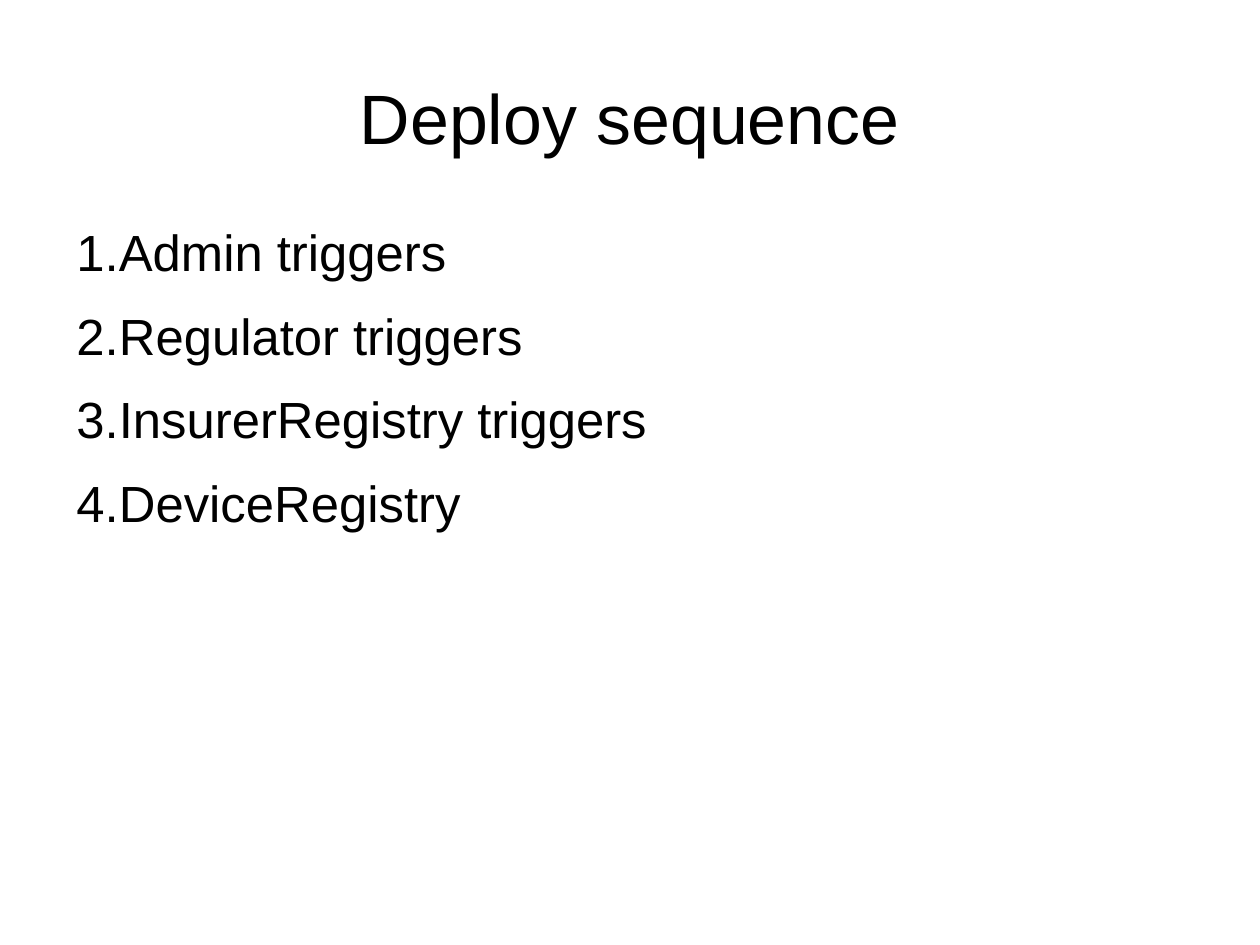
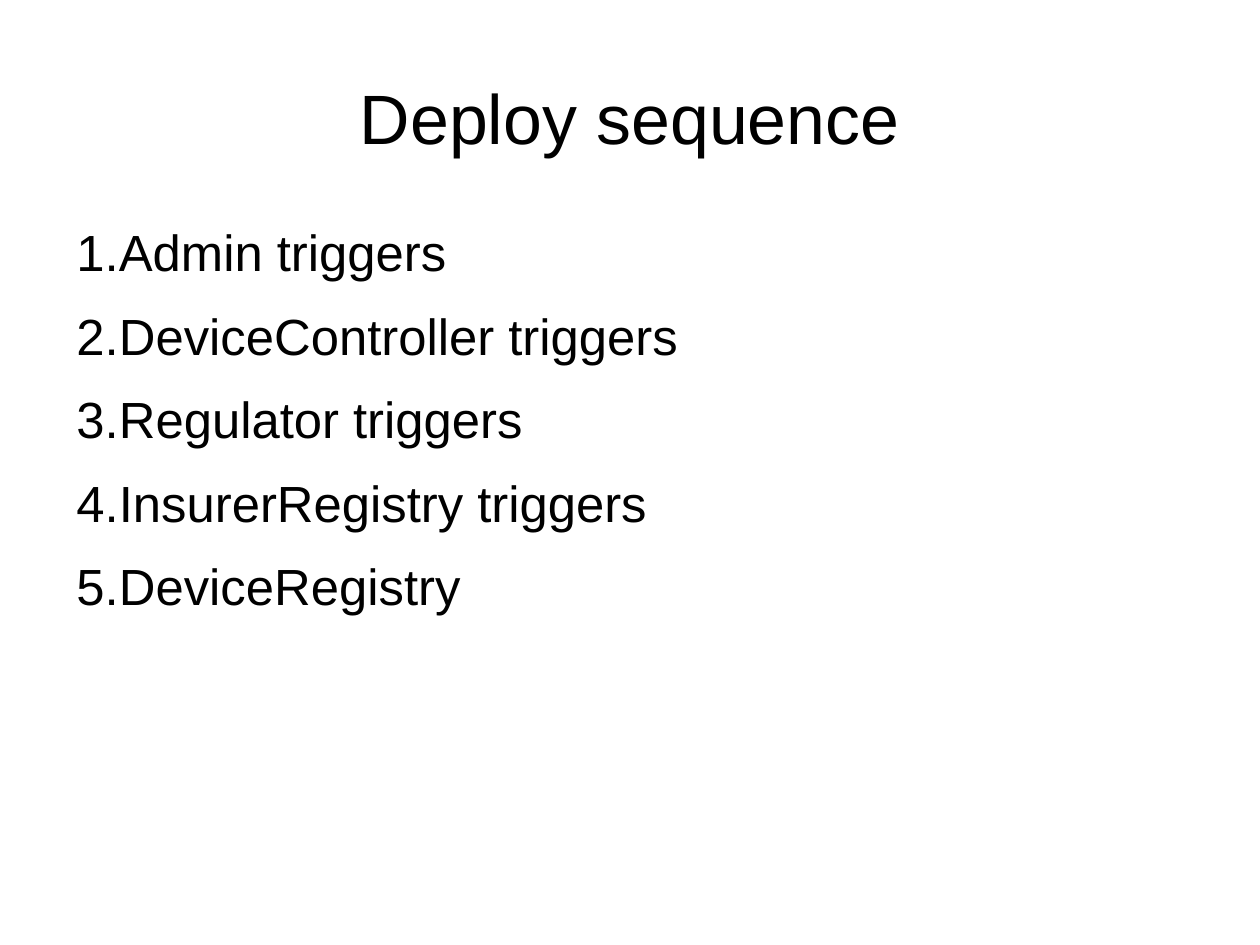
Before and after one commit to dflick/claimit, a slide deck: slide 6 of claimit_architecture.odp. Drawn at 1260x945 pixels with LibreOffice and Linux fonts; fonts in the diff are those of the drawing. Boxes give left, top, right and bottom in pixels: in the first picture for what was removed or moved away, otherwise in the second. Text is boxed around its words. In the diff, an @@ line names an element or a change of style, - is before the commit and + after.

```diff
--- a/claimit_architecture.odp
+++ b/claimit_architecture.odp
@@ text at (x1=76, y1=318, x2=677, y2=365): paragraph added @@
+2. DeviceController triggers
```
Also in this commit, not shown: 14 other files.
